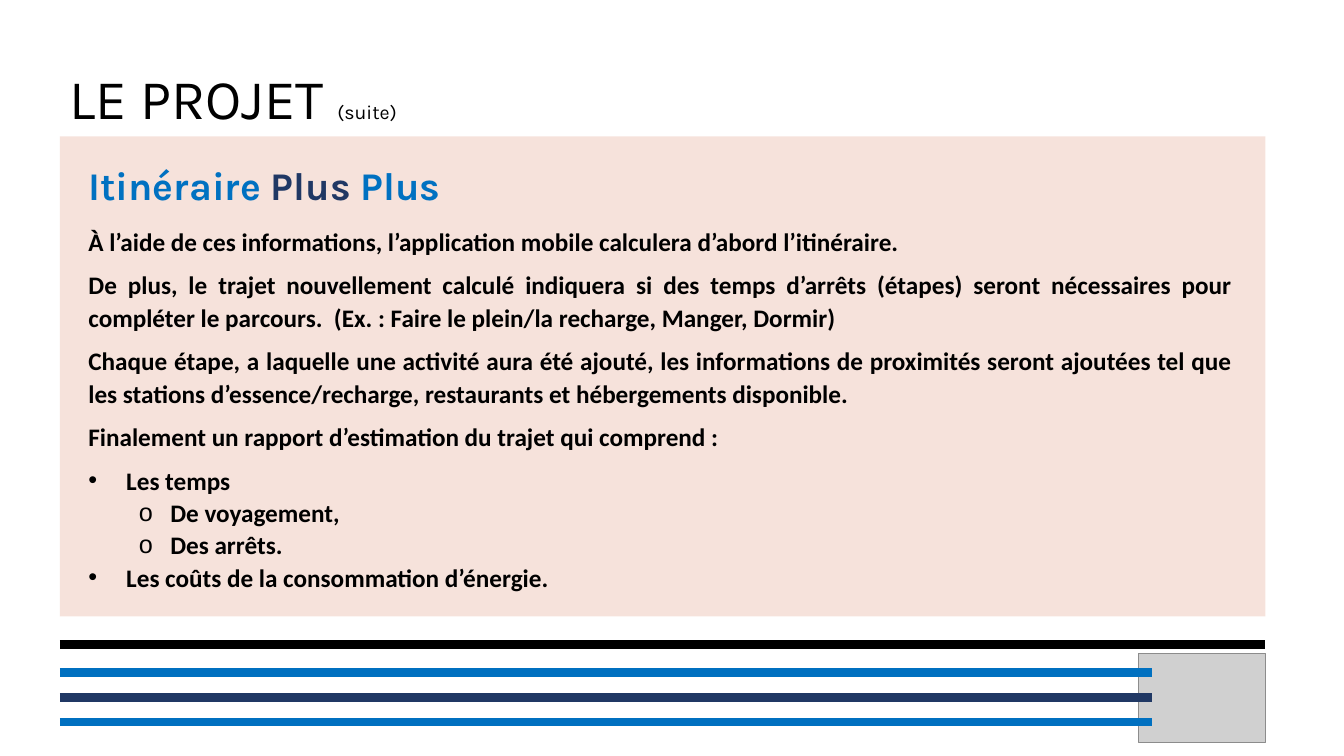
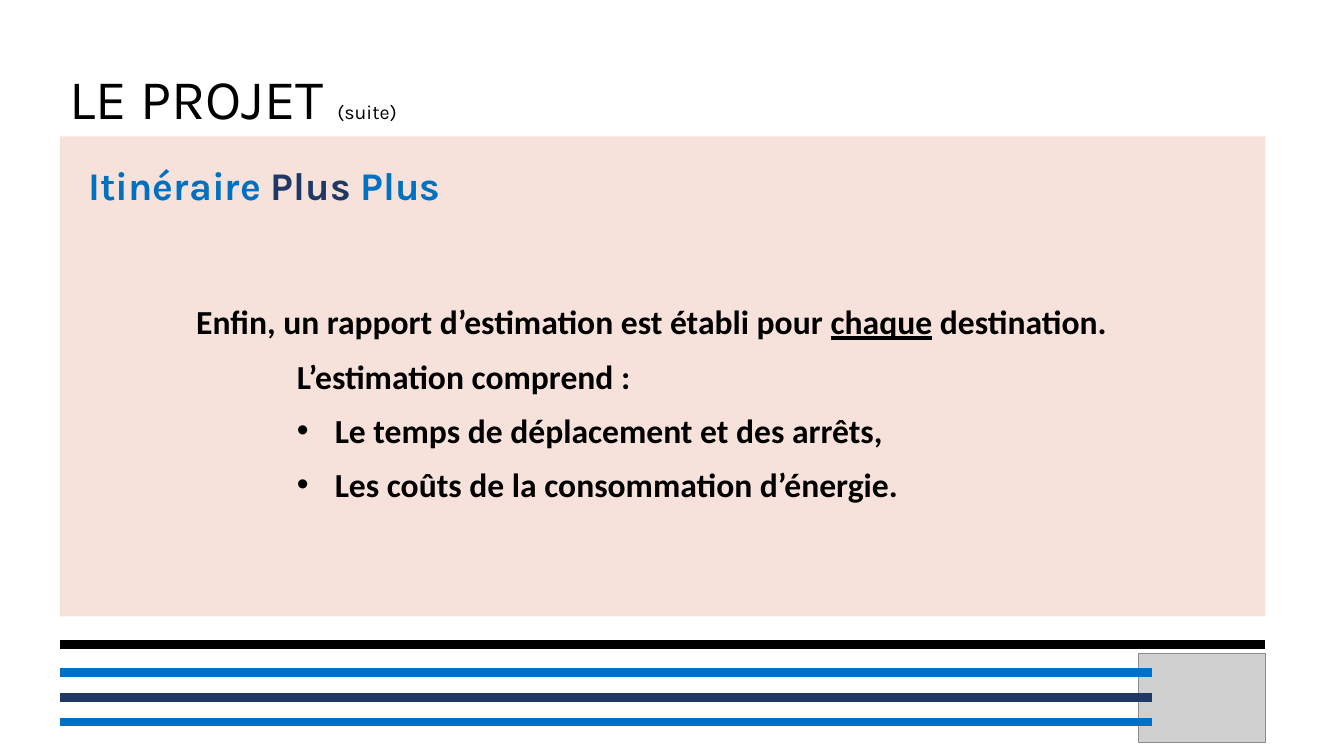
Before and after one commit to MrRalkin/projet, a slide deck: slide 6 of Docs/Présentation/IPP-Show.pptx. Drawn at 1344x756 pixels with LibreOffice and Linux fonts; fonts in the diff are those of the drawing; grey boxes stand for pictures; background and template pictures are left out. Boxes give left, top, right and bottom in pixels: in the first picture for what was removed or moved away, otherwise in the second. Text is boxed around its words. In the diff, an @@ line names an element or a change of style, - is before the commit and + after.

```diff
--- a/Docs/Présentation/IPP-Show.pptx
+++ b/Docs/Présentation/IPP-Show.pptx
@@ text "Enfin, un rapport d’estimation est ...": place and size @@
-text "Enfin, un rapport d’estimation est ..." at bbox=[88, 230, 1231, 592]
+text "Enfin, un rapport d’estimation est ..." at bbox=[196, 309, 1107, 503]
@@ text at bbox=[196, 309, 1107, 449]: text changed; size 18 to 24 pt @@
-À l’aide de ces informations, l’application mobile calculera d’abord l’itinéraire.
-De plus, le trajet nouvellement calculé indiquera si des temps d’arrêts (étapes) seront nécessaires pour compléter le parcours. (Ex. : Faire le plein/la recharge, Manger, Dormir)
-Chaque étape, a laquelle une activité aura été ajouté, les informations de proximités seront ajoutées tel que les stations d’essence/recharge, restaurants et hébergements disponible.
-Finalement un rapport d’estimation du trajet qui comprend :
-• Les temps
-  o De voyagement,
-  o Des arrêts.
+Enfin, un rapport d’estimation est établi pour chaque destination.
+L’estimation comprend :
+    • Le temps de déplacement et des arrêts,
@@ text at bbox=[335, 472, 898, 503]: size 18 to 24 pt in "Les coûts de la consommation d’énergie."; list level 1 to 3 in "Les coûts de la consommation ..." @@
```
Also in this commit, not shown: 4 other slides changed, 1 other file.
